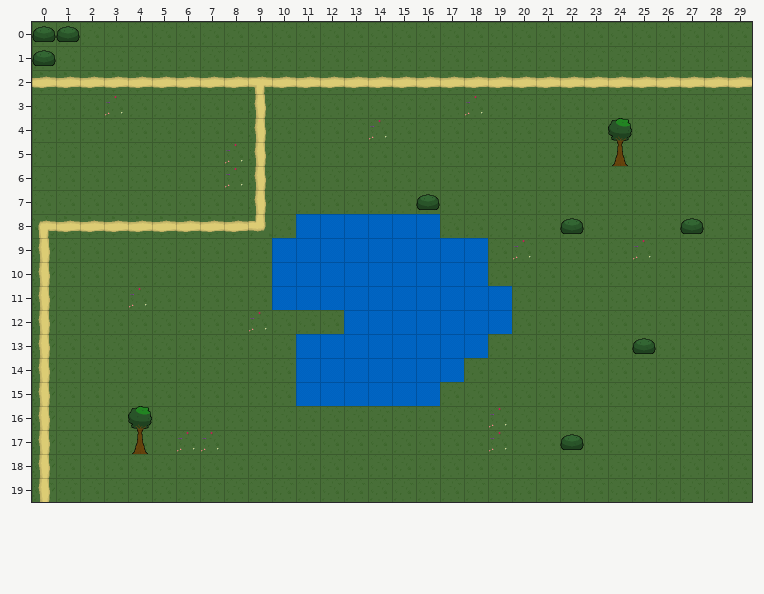
Tiled map, stored at maps/testmap.tmx. The picture above is the old version.
Cells are 48x48 px. Shown: x 0..29, y 0..19.
New version:
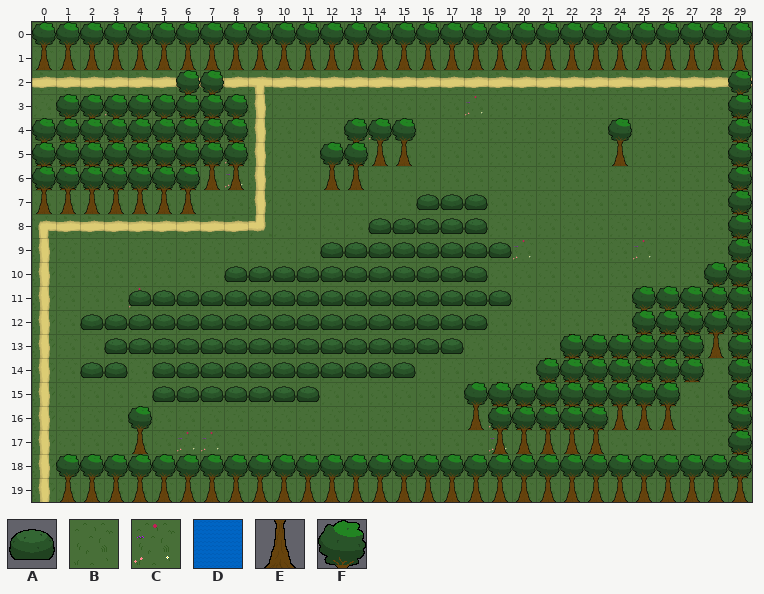
Key: from "global_map_tileset": A 0 "MAP_bush", B 1 "MAP_grass_1", C 2 "MAP_grass_2", D 3 "MAP_water", E 6 "MAP_tree_bottom", F 7 "MAP_tree_top".
_ is an empty cell.
Tiles replaced or removed in this view: A, C, D.
Changes in this commit:
Changed rows in their new state; . is an unchanged cell.
Layer "Warstwa Kafelków 1":
first column x 9:
 8 ..BBBBBB...
 9 .BBBBBBBBB.
10 .BBBBBBBBB.
11 .BBBBBBBBBB
12 B...BBBBBBB
13 ..BBBBBBBB.
14 ..BBBBBBB..
15 ..BBBBBB...
Layer "Warstwa Kafelków 2":
first column x 0:
 0 __............................
 1 EEEEEEEEEEEEEEEEEEEEEEEEEEEEEE
 3 ......EE.....................E
 4 .EEEEEEEE....................E
 5 EEEEEEEEE....EEE.............E
 6 EEEEEEEEE...EE...............E
 7 EEEEEEE..........AA..........E
 8 ..............AAAAA..........E
 9 ............AAAAAAAA.........E
10 ........AAAAAAAAAAA..........E
11 ....AAAAAAAAAAAAAAAA........EE
12 ..AAAAAAAAAAAAAAAAA......EEEEE
13 ...AAAAAAAAAAAAAAA....EEEEEEEE
14 ..AA.AAAAAAAAAAA.....EEEEEEE.E
15 .....AAAAAAA.......EEEEEEEE..E
16 ..................EEEEEEEEE..E
17 ...................EEEEE.....E
18 .............................E
19 .EEEEEEEEEEEEEEEEEEEEEEEEEEEEE
Layer "Warstwa Kafelków 3":
first column x 0:
 0 FFFFFFFFFFFFFFFFFFFFFFFFFFFFFF
 2 ......FF.....................F
 3 .FFFFFFFF....................F
 4 FFFFFFFFF....FFF.............F
 5 FFFFFFFFF...FF...............F
 6 FFFFFFF......................F
 7 .............................F
 8 ......................_...._.F
 9 .............................F
10 ............................FF
11 .........................FFFFF
12 .........................FFFFF
13 ......................FFFFFF.F
14 .....................FFFFFFF.F
15 ..................FFFFFFFFF..F
16 ...................FFFFF.....F
17 ......................_......F
18 .FFFFFFFFFFFFFFFFFFFFFFFFFFFFF
Where, in picture pixels (left, top, right, bottom), the same in both pictures:
changed: (32, 22, 752, 502)
